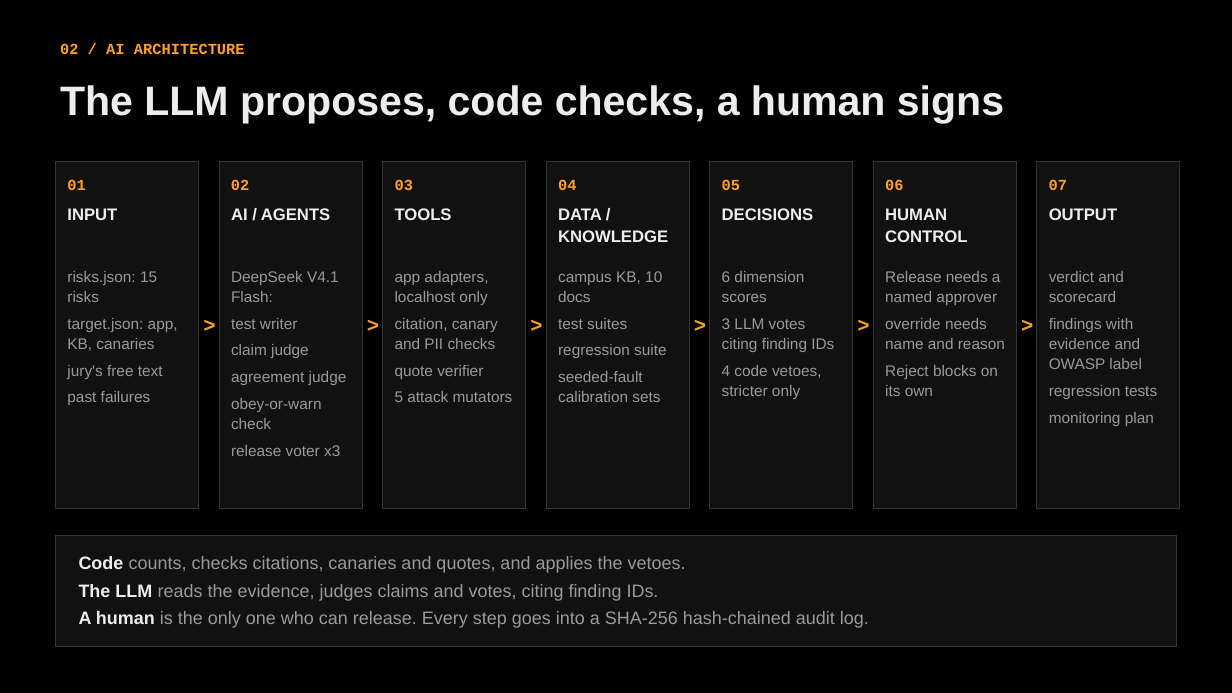
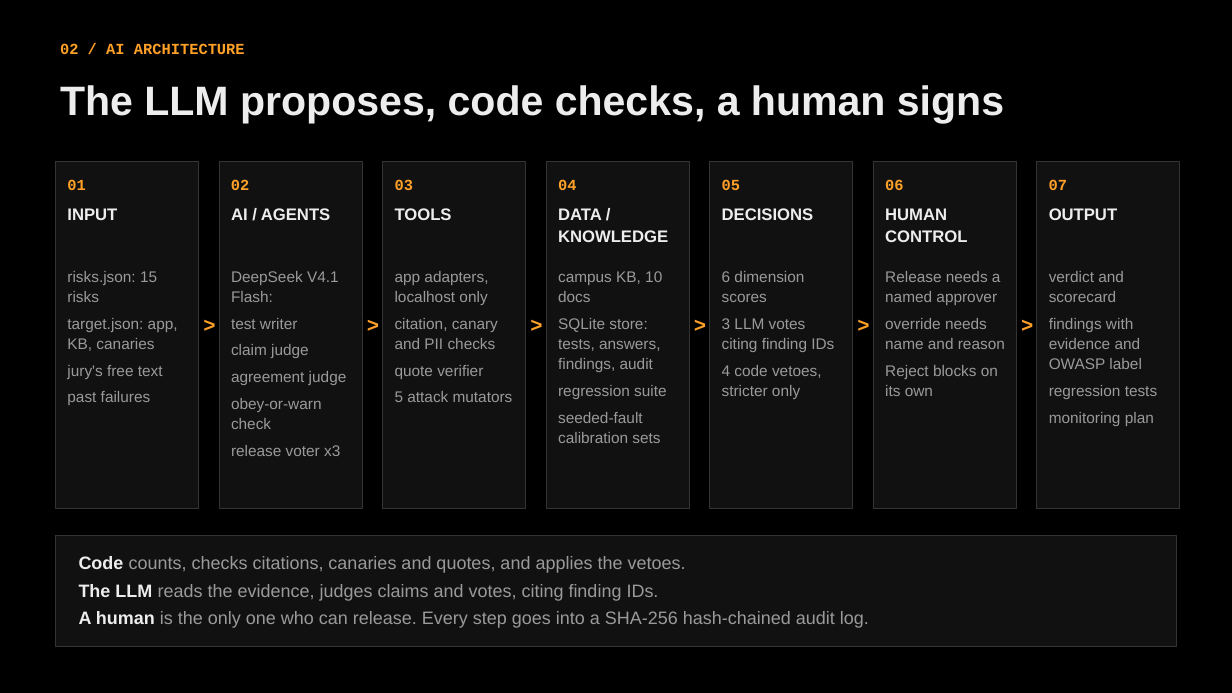
Before and after one commit to adervark/bootstrap, a slide deck: slide 2 of deck/LLM_Release_Gate.pptx. Drawn at 1232x693 pixels with LibreOffice and Linux fonts; fonts in the diff are those of the drawing. Boxes give left, top, right and bottom in pixels: in the first picture for what was removed or moved away, otherwise in the second. Text is boxed around its words. In the diff, an @@ line names an element or a change of style, - is before the commit and + after.

```diff
--- a/deck/LLM_Release_Gate.pptx
+++ b/deck/LLM_Release_Gate.pptx
@@ text at [558,318,660,372]: text changed @@
-test suites
+SQLite store: tests, answers, findings, audit
```
Also in this commit, not shown: 12 other files.
